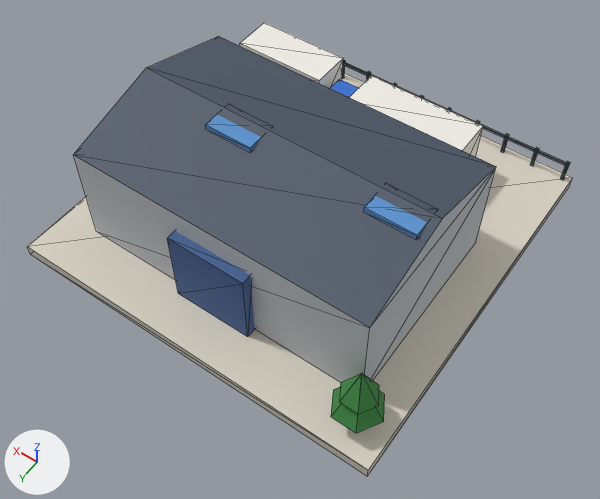
A saved change to the glTF model public/models/36.glb.
The view is the same before and after, from a 50 mm camera at (-0.757, 1.099, 1.583) aimed at (-0.078, 0.148, 0.088). Arrows for +X, +Y and +Z are at lower left; the lights stay in place. The first picture is the older version. Mesh edges are drawn as thin lines. Vertices at exactly the same position are counted once.

Names of what the first picture shows: 'b36'.
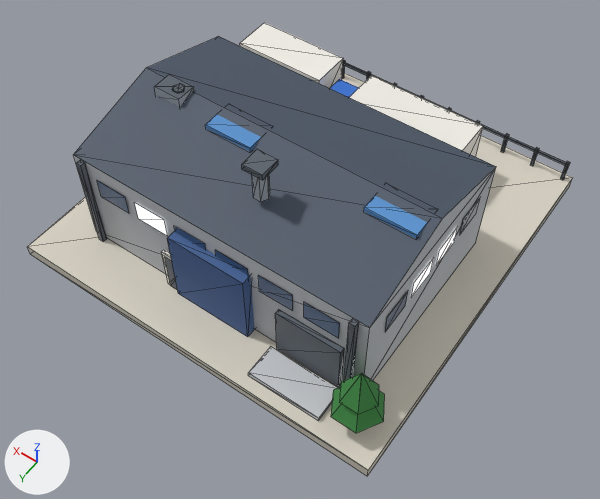
What differs and where, as boxes (x1, y1, x2, y2) in the pictures (600 x 499 px):
part 1 of me_b36, added
    after: (154, 74, 194, 107)
part 2 of me_b36, added
    after: (248, 347, 337, 421)
part 3 of me_b36, added
    after: (275, 310, 344, 387)
part 4 of me_b36, added
    after: (344, 319, 359, 381)
part 5 of me_b36, added
    after: (76, 160, 107, 242)
part 6 of me_b36, added
    after: (242, 149, 278, 180)
part 7 of me_b36, added
    after: (162, 250, 171, 285)
part 8 of me_b36, added
    after: (97, 83, 480, 338)

The change in detail:
me_b36 is used by ob_b36; location (0.0, 0.0, 0.0).
me_b36 had 293 vertices, 347 faces and spanned x -0.48..0.48, y -0.48..0.48, z 0.0..0.36.
me_b36 now has 435 vertices, 483 faces and spans x -0.48..0.48, y -0.48..0.48, z 0.0..0.434.
me_b36 part 1: the loose piece of 8 vertices spanning x 0.04..0.16, y 0.08..0.16, z 0.34..0.354 is copied, and the copy is scaled about its middle by (0.583, 0.625, 2.14), then moved by (0.18, 0.0, 0.008); it spans x 0.245..0.315, y 0.095..0.145, z 0.34..0.37.
me_b36 part 2: the loose piece of 8 vertices spanning x -0.345..-0.195, y -0.24..-0.16, z 0.03..0.042 is copied, and the copy is scaled about its middle by (1.2, 1, 1), then moved by (0.02, 0.61, 0.0); it spans x -0.34..-0.16, y 0.37..0.45, z 0.03..0.042.
me_b36 part 3: the loose piece of 8 vertices spanning x -0.1..0.1, y 0.345..0.375, z 0.03..0.23 is copied, and the copy is scaled about its middle by (0.8, 0.4, 0.7), then moved by (-0.25, -0.003, -0.03), in mat_metal_dark; it spans x -0.33..-0.17, y 0.351..0.363, z 0.03..0.17.
me_b36 part 4: the loose piece of 8 vertices spanning x -0.1..0.1, y 0.345..0.375, z 0.03..0.23 is copied, and the copy is scaled about its middle by (0.07, 0.4, 1.3), then moved by (-0.35, -0.002, 0.03), in mat_metal_dark; it spans x -0.357..-0.343, y 0.352..0.364, z 0.03..0.29.
me_b36 part 5: the loose piece of 8 vertices spanning x -0.1..0.1, y 0.345..0.375, z 0.03..0.23 is copied, and the copy is scaled about its middle by (0.07, 0.4, 1.3), then moved by (0.35, -0.002, 0.03), in mat_metal_dark; it spans x 0.343..0.357, y 0.352..0.364, z 0.03..0.29.
me_b36 part 6: the loose piece of 8 vertices spanning x 0.04..0.16, y 0.08..0.16, z 0.34..0.354 is copied, and the copy is scaled about its middle by (0.417, 0.625, 1), then moved by (-0.15, 0.12, 0.08), in mat_metal_dark; it spans x -0.075..-0.025, y 0.215..0.265, z 0.42..0.434.
me_b36 part 7: the loose piece of 8 vertices spanning x -0.1..0.1, y 0.345..0.375, z 0.03..0.23 is copied, and the copy is scaled about its middle by (0.355, 0.267, 0.6), then moved by (0.1, 0.004, -0.04), in mat_white; it spans x 0.064..0.135, y 0.36..0.368, z 0.03..0.15.
me_b36 part 8: 86 vertices added at x -0.383..0.383, y -0.088..0.369, z 0.03..0.42.
